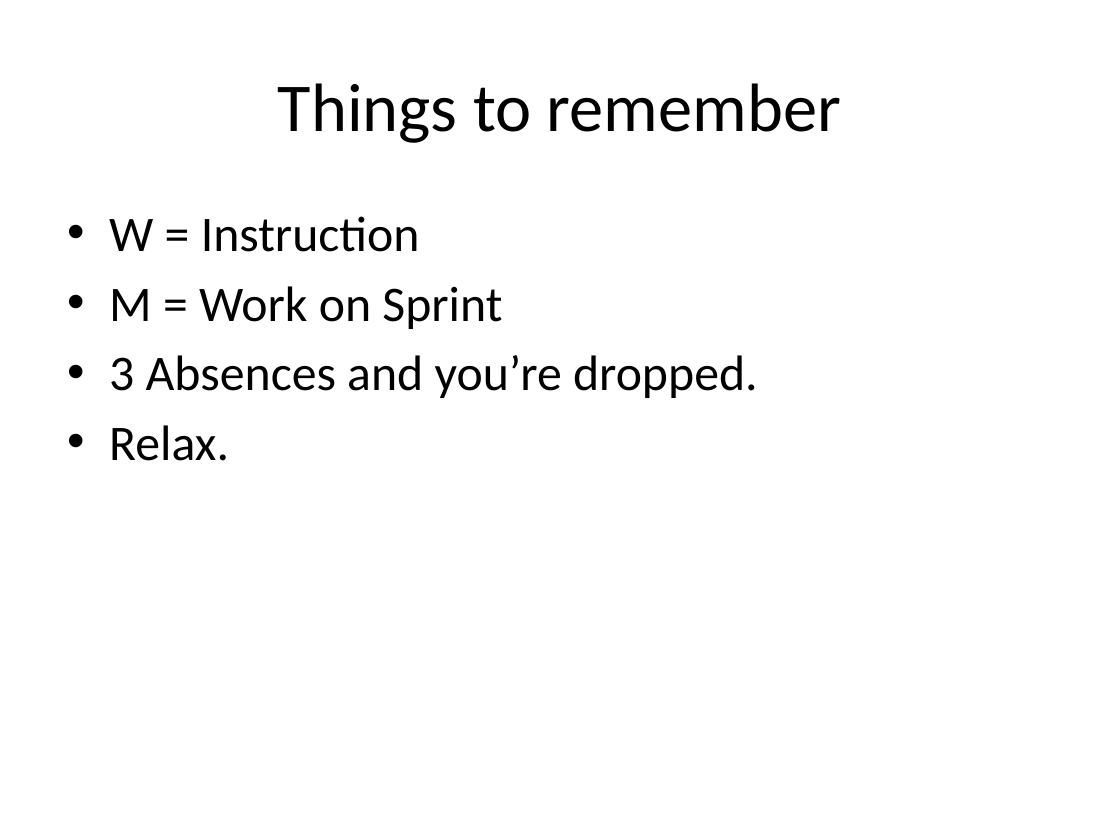
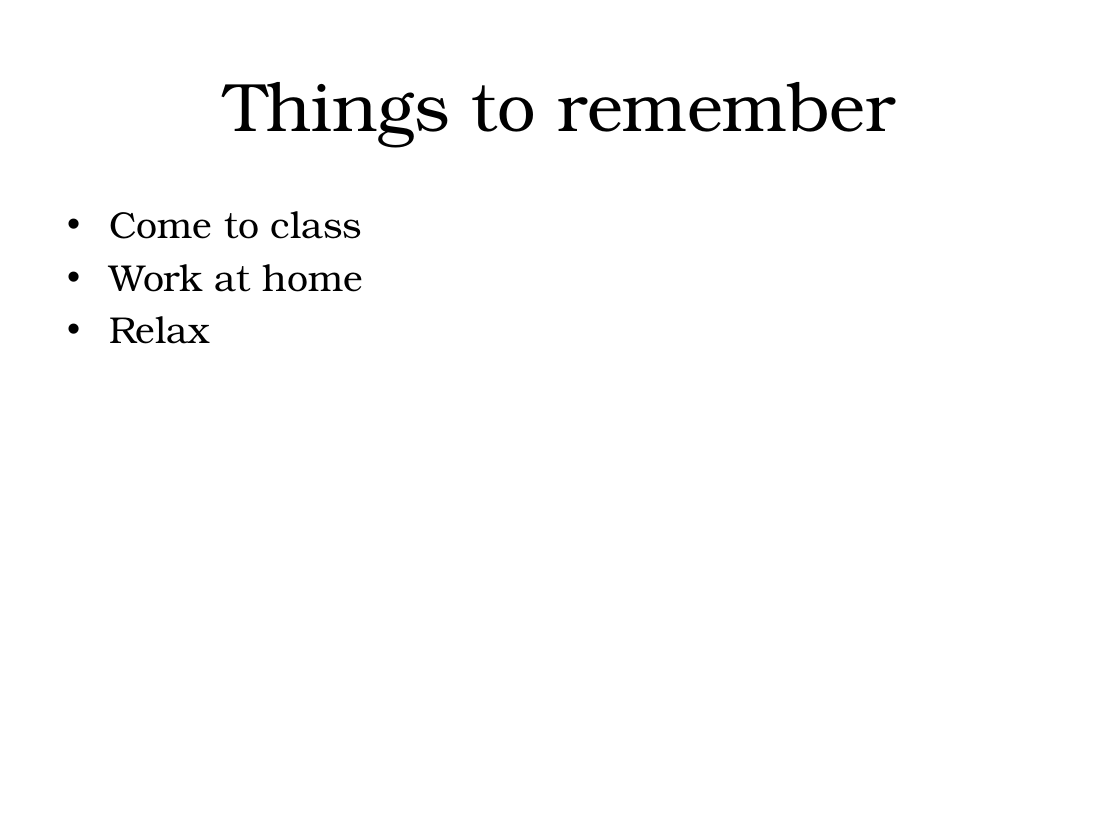
Before and after one commit to bricksphd/teaching, a slide deck: slide 9 of An Agile, Sprint-Based Course.pptx (slide 13 before the commit). Drawn at 1120x840 pixels with LibreOffice and Linux fonts; fonts in the diff are those of the drawing. Boxes give left, top, right and bottom in pixels: in the first picture for what was removed or moved away, otherwise in the second. Text is boxed around its words. In the diff, an @@ line names an element or a change of style, - is before the commit and + after.

```diff
--- a/An Agile, Sprint-Based Course.pptx
+++ b/An Agile, Sprint-Based Course.pptx
@@ title "Things to remember" at <box>224,82,895,146</box>: font Calibri to TeX Gyre Bonum @@
@@ text at <box>109,211,363,344</box>: text changed; size 32 to 24 pt; font Calibri to TeX Gyre Bonum @@
-• W = Instruction
-• M = Work on Sprint
-• 3 Absences and you’re dropped.
-• Relax.
+• Come to class
+• Work at home
+• Relax
```
Also in this commit, not shown: 8 other slides changed, 4 slides removed.
